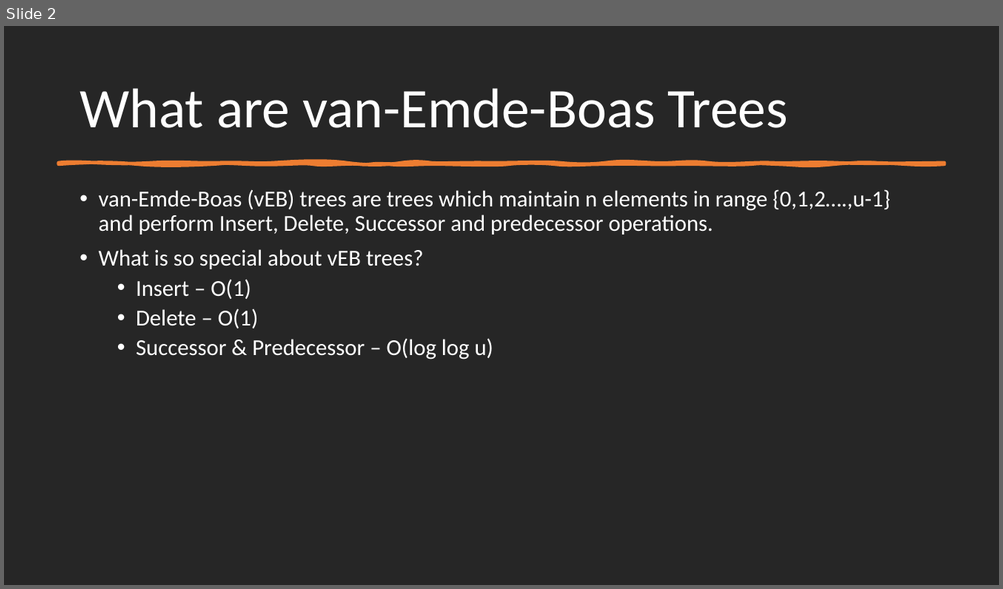
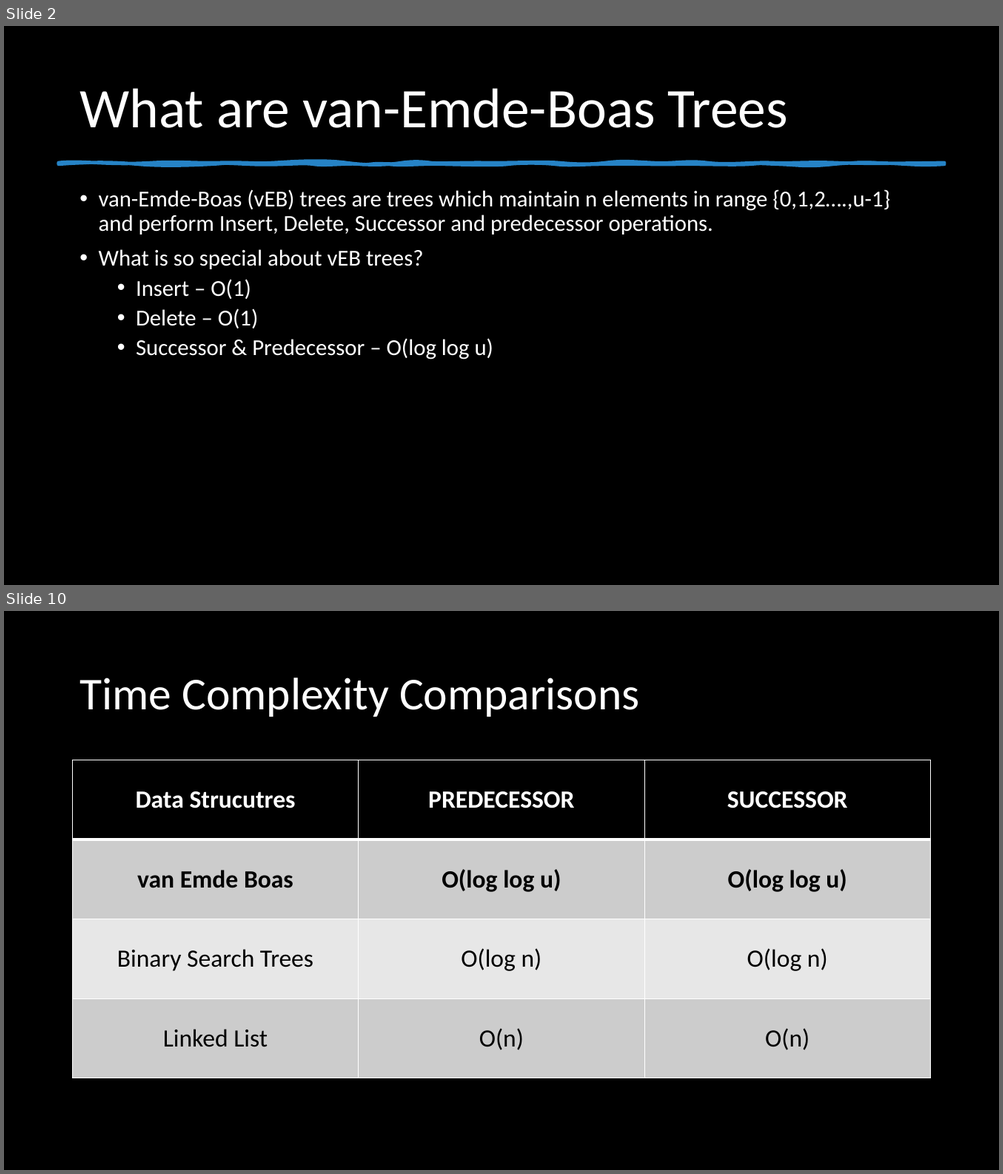
Before and after one commit to drdholu/van-Emde-Boas, a slide deck: vEB Allocation Framework.pptx. Shown one above the other, each under a label of ours: slide 2 before the commit, slides 2 and 10 after it; the slides between them are not shown. The pictures are 1003x589 and 1003x1174 pixels, drawn with LibreOffice and Linux fonts; fonts in the diff are those of the drawing. Boxes give left, top, right and bottom in pixels: in the first picture for what was removed or moved away, otherwise in the second. Text is boxed around its words. In the diff, an @@ line names an element or a change of style, - is before the commit and + after.

```diff
--- a/vEB Allocation Framework.pptx
+++ b/vEB Allocation Framework.pptx
@@ slide 10 added at (x1=4, y1=611, x2=999, y2=1170), background #000000 @@
@@ title added at (x1=79, y1=678, x2=640, y2=717), 44 pt, text #FFFFFF @@
+Time Complexity Comparisons
@@ table added at (x1=73, y1=760, x2=930, y2=1079), 4 rows, 3 columns @@
+Data Strucutres | PREDECESSOR | SUCCESSOR
+van Emde Boas | O(log log u) | O(log log u)
+Binary Search Trees | O(log n) | O(log n)
+Linked List | O(n) | O(n)
@@ slide 2 changed as well @@
@@ background #262626 to #000000 @@
@@ freeform shape at (x1=59, y1=163, x2=944, y2=164): fill #ED7D31 to #2683C6; outline #ED7D31 3.25 pt to #2683C6 3.25 pt @@
```
Also in this commit, not shown: 8 other slides changed, 5 other slides added, 5 other files.
